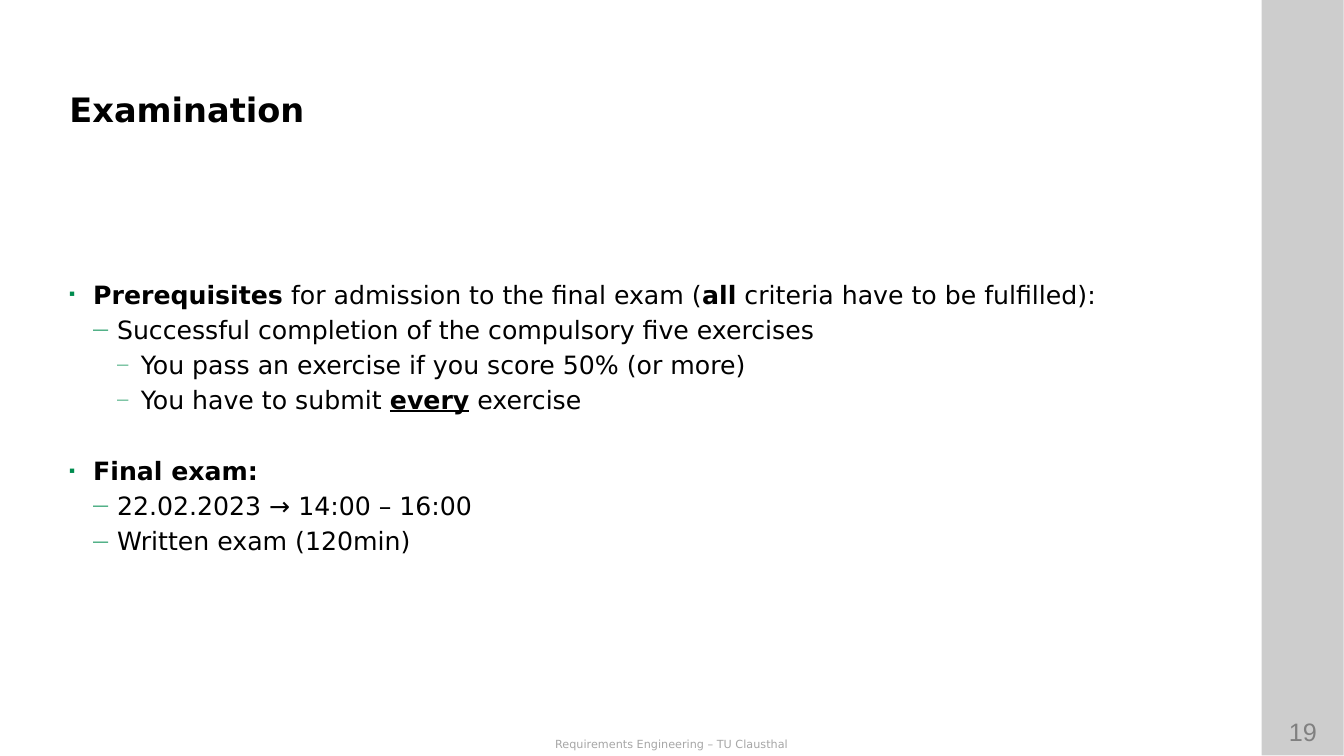
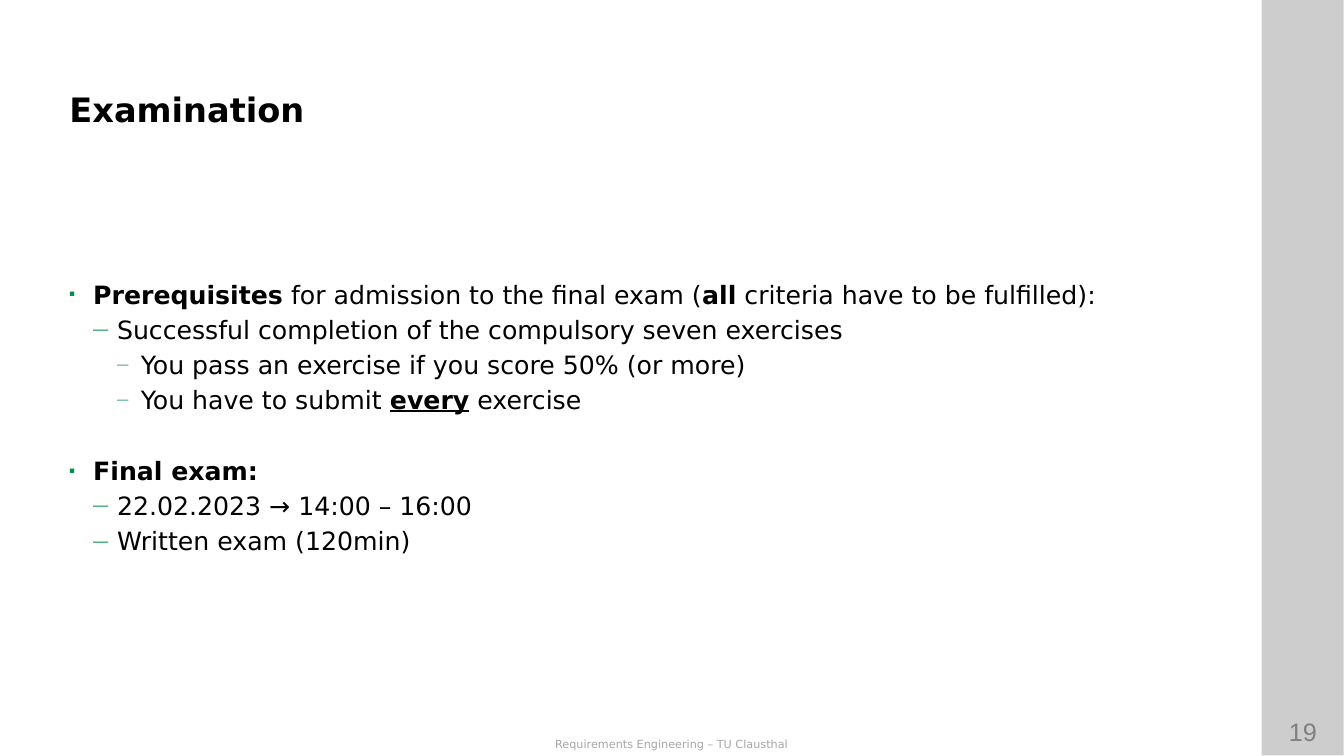
Before and after one commit to ETCE-LAB/teaching-material, a slide deck: slide 19 of Requirements-Engineering/RE-L00-Organization.pptx. Drawn at 1344x756 pixels with LibreOffice and Linux fonts; fonts in the diff are those of the drawing; background and template pictures are left out. Boxes give left, top, right and bottom in pixels: in the first picture for what was removed or moved away, otherwise in the second. Text is boxed around its words. In the diff, an @@ line names an element or a change of style, - is before the commit and + after.

Commit message:
changed exercise numbers from five to seven.

```diff
--- a/Requirements-Engineering/RE-L00-Organization.pptx
+++ b/Requirements-Engineering/RE-L00-Organization.pptx
@@ text at (117,320,843,345): text changed @@
-  — Successful completion of the compulsory five exercises
+  — Successful completion of the compulsory seven exercises
```
Also in this commit, not shown: 1 other slide changed, 1 other file.
